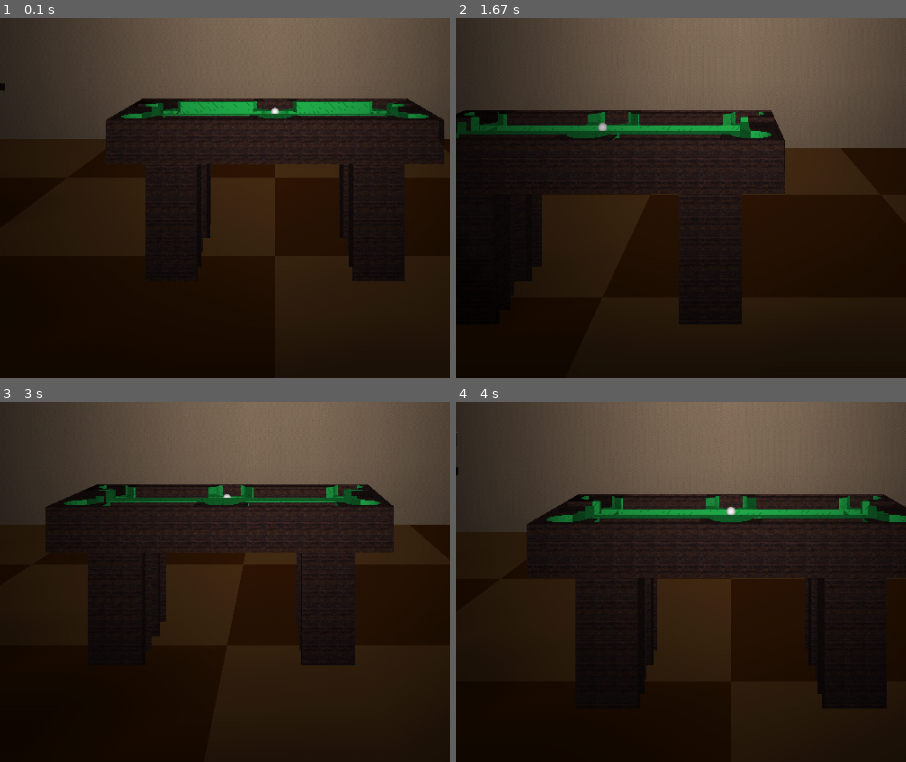
Above: before the commit, frames 1-4 (two rows, left to right).
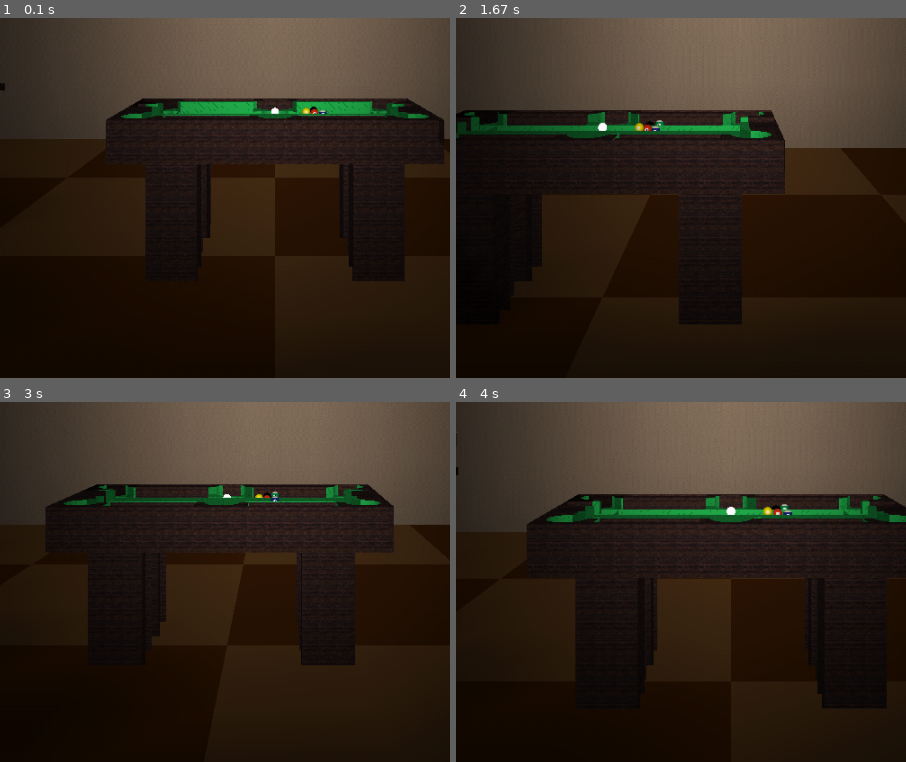
Above: after the commit, the same moments.

Repository: mikepmerritt/graphics-project-3
Game: pygame game, started from interactive_scene_pygame.py
The game is run twice, just before and just after one commit, with the same random seed, the same clock (stepped at 60 frames per second) and the same inputs.
Inputs:
- Up to frame 1 (0.1 s): no input
- Up to frame 2 (1.67 s): hold D 0.33-0.8 s; hold W 0.83-1.3 s; hold D from 1.33 s (still down)
- Up to frame 3 (3 s): release D at 1.8 s; hold A 1.83-2.37 s; hold S 2.4-2.87 s; hold A from 2.9 s (still down)
- Up to frame 4 (4 s): release A at 3.37 s; hold W 3.4-3.87 s; hold D from 3.9 s (still down)
The pictures show only the part of the screen within x 19-69%, y 49-99%; the shares and areas given below are measured in that part.

The runs differ from the first frame. In frame 1, 0.1% of the frame differs, in the area x 60-73%, y 24-27%; in frame 2, 0.2%; in frame 3, 0.1%; in frame 4, 0.2%, in the area x 60-75%, y 28-32%.

Commit message:
added balls and textures

Diff:
--- a/interactive_scene_pygame.py
+++ b/interactive_scene_pygame.py
@@ -53,6 +53,12 @@
 dice_texture_4 = None
 dice_texture_5 = None
 dice_texture_6 = None
+cue_ball_texture = None
+one_ball_texture = None
+three_ball_texture = None
+eight_ball_texture = None
+ten_ball_texture = None
+fourteen_ball_texture = None
 
 # Dice state information
 dice_animating = False
@@ -207,7 +213,7 @@
     # quadrics
     global tube, ball, disk
     # textures
-    global dice_texture_1, dice_texture_2, dice_texture_3, d …(195 unchanged characters)… ure, aluminum_dark_texture, felt_texture
+    global dice_texture_1, dice_texture_2, dice_texture_3, d …(195 unchanged characters)… ure, aluminum_dark_texture, felt_texture, cue_ball_texture, one_ball_texture, three_ball_texture, eight_ball_texture, ten_ball_texture, fourteen_ball_texture
 
     # pygame setup
     pygame.init()
@@ -232,6 +238,12 @@
     dice_texture_4 = load_texture("dice_4.jpg", 512)
     dice_texture_5 = load_texture("dice_5.jpg", 512)
     dice_texture_6 = load_texture("dice_6.jpg", 512)
+    cue_ball_texture = load_texture("cue.jpg", 512)
+    one_ball_texture = load_texture("ball1_squish.jpg", 1024)
+    three_ball_texture = load_texture("ball3_squish.jpg", 1024)
+    eight_ball_texture = load_texture("ball8_squish.jpg", 1024)
+    ten_ball_texture = load_texture("ball10_squish.jpg", 1024)
+    fourteen_ball_texture = load_texture("ball14_squish.jpg", 1024)
     floor_texture = generate_checkerboard_texture(4, 4, 1, [[139, 69, 19, 255], [205, 133, 63, 255]])
 
     # loading / creating quadrics
@@ -604,6 +616,11 @@
     draw_pool_table(0, 4, 0)
     # ball bounds are x: [-7.25, 7.25] z: [-2.75, 2.75]
     draw_cue_ball(0, 9.25, 0)
+    draw_billiard_ball(2, 9.25, 0, one_ball_texture)
+    draw_billiard_ball(2.5, 9.25, 0.5, three_ball_texture)
+    draw_billiard_ball(2.5, 9.25, -0.5, eight_ball_texture)
+    draw_billiard_ball(3, 9.25, 1, ten_ball_texture)
+    draw_billiard_ball(3, 9.25, -1, fourteen_ball_texture)
     glPopMatrix()
 
 #=======================================
@@ -1603,14 +1620,50 @@
     glPopMatrix()
 
 # TODO: implement
-def draw_billiard_ball(x, y, z, texture, x_rotation=0, z_rotation=0):
-    pass
+def draw_billiard_ball(x, y, z, texture, x_rotation=-90, z_rotation=0):
+    glPushMatrix()
+
+    set_ball_material(GL_FRONT_AND_BACK)
+    glBindTexture(GL_TEXTURE_2D, texture)
+    glTexEnvf(GL_TEXTURE_ENV, GL_TEXTURE_ENV_MODE, GL_MODULATE)
+    glHint(GL_PERSPECTIVE_CORRECTION_HINT, GL_FASTEST)
+    glTexParameteri(GL_TEXTURE_2D, GL_TEXTURE_WRAP_S, GL_REPEAT)
+    glTexParameteri(GL_TEXTURE_2D, GL_TEXTURE_WRAP_T, GL_REPEAT)
+    glTexParameteri(GL_TEXTURE_2D, GL_TEXTURE_MAG_FILTER, GL_NEAREST)
+    glTexParameteri(GL_TEXTURE_2D, GL_TEXTURE_MIN_FILTER, GL_NEAREST)
+
+    glEnable(GL_TEXTURE_2D)
+
+    glTranslatef(x, y, z)
+    glRotate(x_rotation, 1, 0, 0)
+    glRotate(z_rotation, 0, 0, 1)
+    gluSphere(ball, 0.25, 16, 16)
+
+    glDisable(GL_TEXTURE_2D)
+
+    glPopMatrix()
 
 # TODO: implement
-def draw_cue_ball(x, y, z, x_rotation=0, z_rotation=0):
-    glPushMatrix()
+def draw_cue_ball(x, y, z):
+    glPushMatrix()
+
+    set_cue_ball_material(GL_FRONT_AND_BACK)
+    glBindTexture(GL_TEXTURE_2D, cue_ball_texture)
+    glTexEnvf(GL_TEXTURE_ENV, GL_TEXTURE_ENV_MODE, GL_MODULATE)
+    glHint(GL_PERSPECTIVE_CORRECTION_HINT, GL_FASTEST)
+    glTexParameteri(GL_TEXTURE_2D, GL_TEXTURE_WRAP_S, GL_REPEAT)
+    glTexParameteri(GL_TEXTURE_2D, GL_TEXTURE_WRAP_T, GL_REPEAT)
+    glTexParameteri(GL_TEXTURE_2D, GL_TEXTURE_MAG_FILTER, GL_NEAREST)
+    glTexParameteri(GL_TEXTURE_2D, GL_TEXTURE_MIN_FILTER, GL_NEAREST)
+
+    # Enable/Disable each time or OpenGL ALWAYS expects texturing!
+    glEnable(GL_TEXTURE_2D)
+
     glTranslatef(x, y, z)
     gluSphere(ball, 0.25, 16, 16)
+
+    glDisable(GL_TEXTURE_2D)
+
     glPopMatrix()
 
 # TODO: implement swinging
@@ -1757,6 +1810,20 @@
 # helper method to set the material properties for the table supports
 def set_wood_support_material(face):
     pass # TODO: find and implement
+
+# helper method to set the material properties for the cue ball
+def set_cue_ball_material(face):
+    glMaterialfv(face, GL_AMBIENT, [1, 1, 1, 1.0])
+    glMaterialfv(face, GL_DIFFUSE, [1, 1, 1, 1.0])
+    glMaterialfv(face, GL_SPECULAR, [1, 1, 1, 1.0])
+    glMaterialf(face, GL_SHININESS, 10.0)
+
+# helper method to set the material properties for the other balls
+def set_ball_material(face):
+    glMaterialfv(face, GL_AMBIENT, [0.5, 0.5, 0.5, 1.0])
+    glMaterialfv(face, GL_DIFFUSE, [0.8, 0.8, 0.8, 1.0])
+    glMaterialfv(face, GL_SPECULAR, [0.1, 0.1, 0.1, 1.0])
+    glMaterialf(face, GL_SHININESS, 10.0)
 
 #=======================================
 # Direct OpenGL Matrix Operation Examples
Binary file added: ball10_squish.jpg
Binary file added: ball14_squish.jpg
Binary file added: ball1_squish.jpg
Binary file added: ball3_squish.jpg
Binary file added: ball8_squish.jpg
Binary file added: cue.jpg
